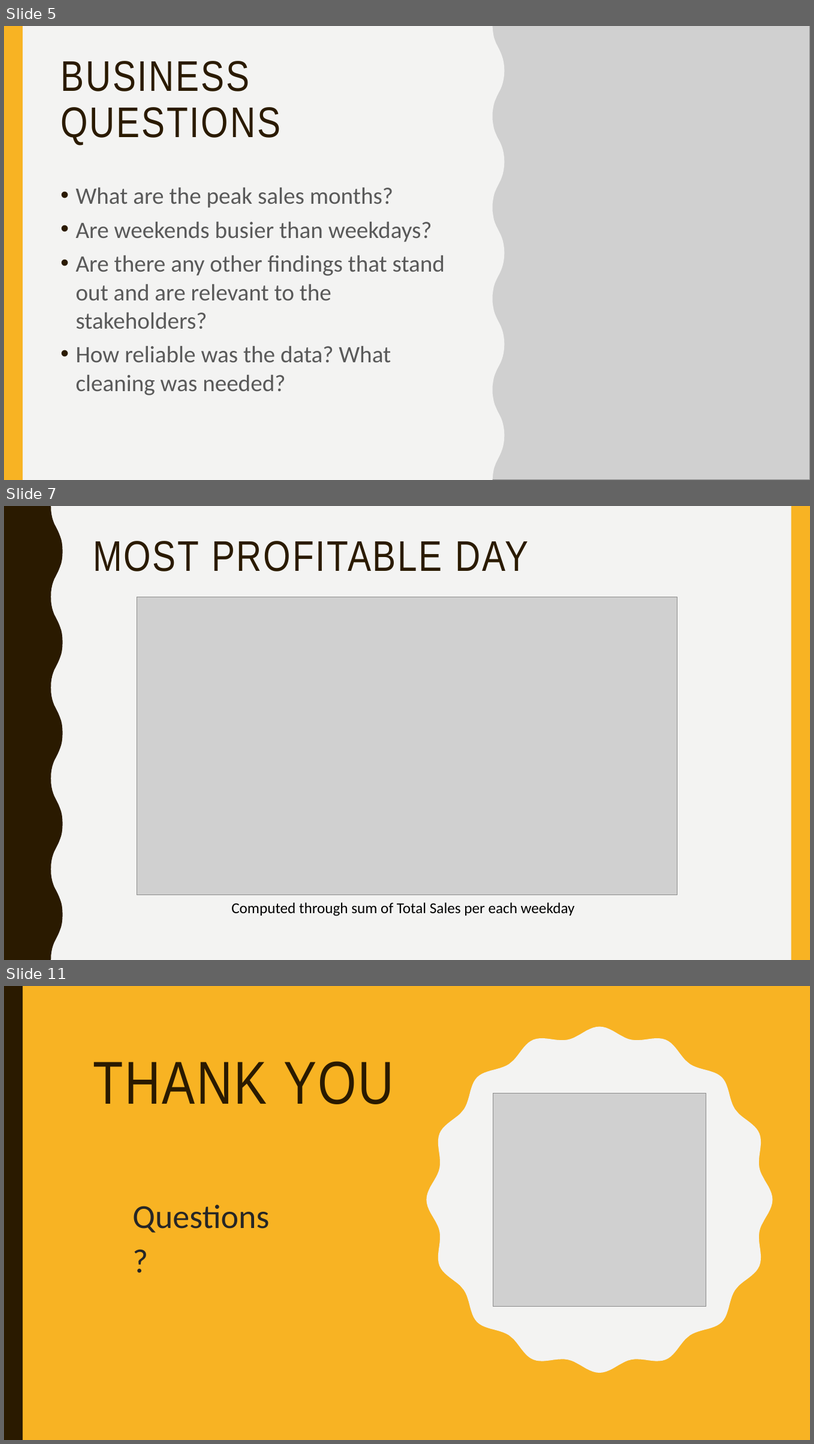
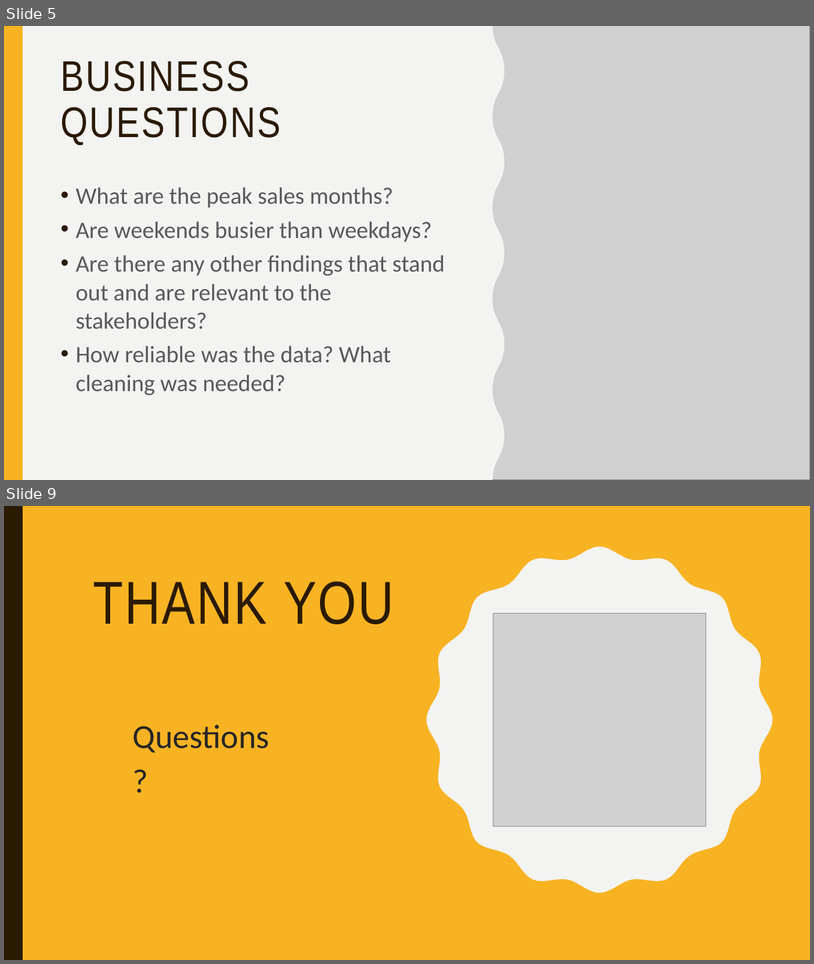
Before and after one commit to ro-the-creator/M1-Project--Cafe-Sales, a slide deck: Slides/m1-presentation.pptx. Shown one above the other, each under a label of ours: slides 5, 7 and 11 before the commit, slides 5 and 9 after it; the slides between them are not shown. The pictures are 814x1444 and 814x964 pixels, drawn with LibreOffice and Linux fonts; fonts in the diff are those of the drawing; grey boxes stand for pictures. Boxes give left, top, right and bottom in pixels: in the first picture for what was removed or moved away, otherwise in the second. Text is boxed around its words. In the diff, an @@ line names an element or a change of style, - is before the commit and + after.

```diff
--- a/Slides/m1-presentation.pptx
+++ b/Slides/m1-presentation.pptx
@@ slide 7 removed at (4,506,810,960), background #F3F3F2; not listed: 2 template elements that a slide beside it also shows @@
@@ title removed at (93,541,529,571) @@
-MOST PROFITABLE DAY
@@ picture removed at (137,597,677,895) @@
@@ text removed at (231,902,575,916) @@
-Computed through sum of Total Sales per each weekday
@@ what was slide 11 is now slide 9 @@
```
Also in this commit, not shown: 3 slides changed, 2 slides added, 3 other slides removed.
